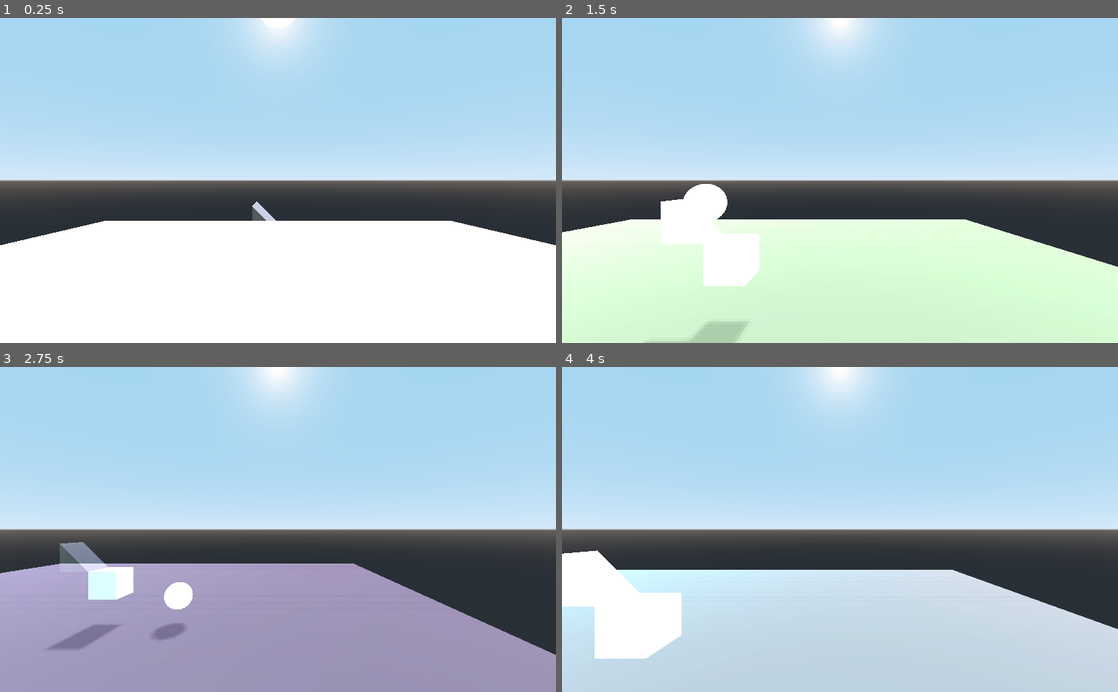
Above: before the commit, frames 1-4 (two rows, left to right).
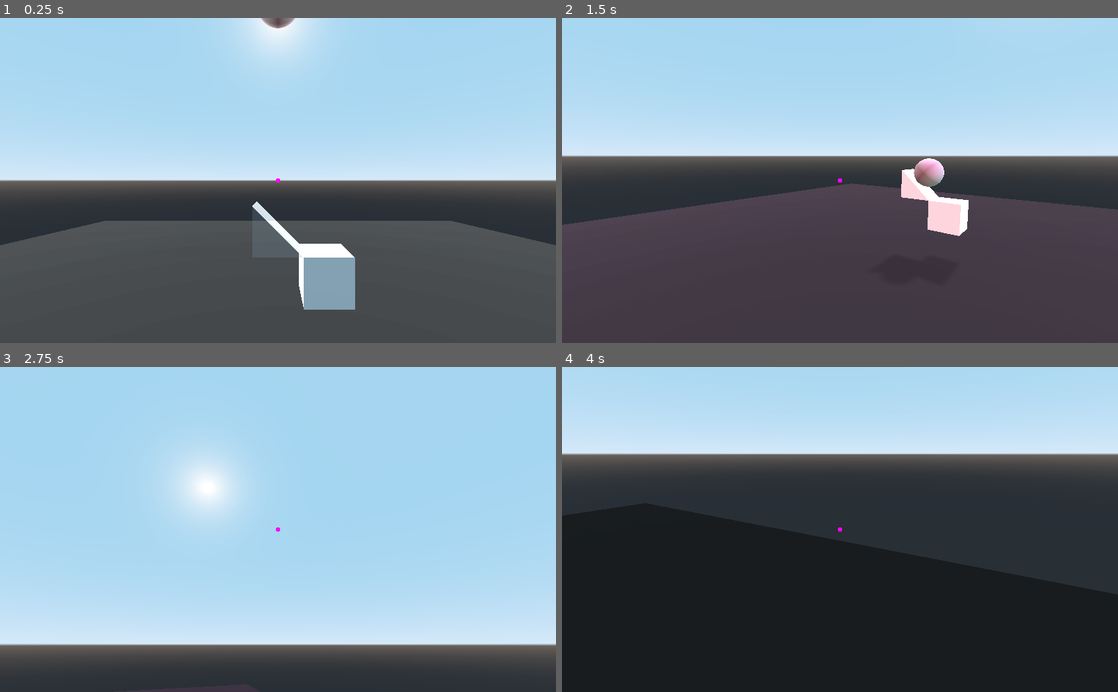
Above: after the commit, the same moments.

Repository: lpszeto/Ramp_Rush
Game: Godot game, scene res://Main.tscn
Same seed, same stepped clock (60 frames per second), same inputs: the game is played once before the commit and once after it.
Inputs (mouse positions are in pixels of both pictures, inside the frame that each line leads up to):
- Up to frame 1 (0.25 s): no input
- Up to frame 2 (1.5 s): tap Enter (ui_accept) at 0.5, 1.35 s; move the mouse to (962, 164) at 0.52 s; hold D (right) 0.53-1.28 s; hold Enter (ui_accept) 0.53-1.28 s; click (962, 164) at 0.6 s; move the mouse to (728, 196) at 1.27 s; hold S (back) from 1.28 s (still down)
- Up to frame 3 (2.75 s): tap Enter (ui_accept) at 1.52, 1.82 s; click (166, 545) at 1.55 s; move the mouse to (333, 458) at 2.02 s; release S (back) at 2.03 s; hold D (right) from 2.03 s (still down); hold Enter (ui_accept) from 2.03 s (still down); click (333, 458) at 2.1 s
- Up to frame 4 (4 s): move the mouse to (812, 594) at 2.77 s; release D (right) at 2.78 s; release Enter (ui_accept) at 2.78 s; hold W (forward) 2.78-3.53 s; click (812, 594) at 2.85 s; tap Enter (ui_accept) at 3.02, 3.32 s; move the mouse to (1006, 578) at 3.52 s; hold A (left) from 3.53 s (still down); hold Enter (ui_accept) from 3.53 s (still down)

The runs differ from the first frame. In frame 1, 36% of the frame differs, in the area x 0-100%, y 0-100%; in frame 2, 56%; in frame 3, 60%; in frame 4, 74%.

Commit message:
Camera
Camera moves with mouse, able to select and deselect

Diff:
--- a/Ramp Rush/Ball.gd
+++ b/Ramp Rush/Ball.gd
@@ -1,23 +1,55 @@
 extends RigidBody
 
 var delay = 0
+export var lights = false
 
 func _ready():
+	set_collision_layer_bit(1,1)
+	set_collision_mask_bit(1,1)
 	randomize()
 
 
 func _physics_process(_delta):
+	if lights:
 	#$MeshInstance.get_surface_material(0).albedo_color = Color(randf(),randf(),randf())
-	delay+=1
-	if delay == 10:
-		$DirectionalLight.light_color = Color(randf(), randf(), randf())
-		$DirectionalLight2.light_color = Color(randf(), randf(), randf())
-		$DirectionalLight7.light_color = Color(randf(), randf(), randf())
-		$DirectionalLight8.light_color = Color(randf(), randf(), randf())
+		delay+=1
+		if delay == 10:
+			$DirectionalLight.light_energy = 0
+			$DirectionalLight2.light_color = Color(randf(), randf(), randf())
+			$DirectionalLight8.light_energy = 0
 
-	if delay == 20:
-		$DirectionalLight5.light_color = Color(randf(), randf(), randf())
-		$DirectionalLight6.light_color = Color(randf(), randf(), randf())
-		$DirectionalLight3.light_color = Color(randf(), randf(), randf())
-		$DirectionalLight4.light_color = Color(randf(), randf(), randf())
-		delay = 0
+		if delay == 20:
+			$DirectionalLight.light_color = Color(randf(), randf(), randf())
+			$DirectionalLight2.light_energy = 0
+			$DirectionalLight8.light_color = Color(randf(), randf(), randf())
+
+		if delay == 30:
+			$DirectionalLight.light_energy = 1
+			$DirectionalLight6.light_energy = 1
+			$DirectionalLight3.light_energy = 1
+			$DirectionalLight5.light_energy = 1
+
+		if delay == 40:
+			$DirectionalLight5.light_color = Color(randf(), randf(), randf())
+			$DirectionalLight6.light_energy = 1
+			$DirectionalLight3.light_energy = 1
+			$DirectionalLight4.light_color = Color(randf(), randf(), randf())
+
+		if delay == 50:
+			$DirectionalLight5.light_energy = 0
+			$DirectionalLight6.light_color = Color(randf(), randf(), randf())
+			$DirectionalLight3.light_color = Color(randf(), randf(), randf())
+			$DirectionalLight4.light_energy = 0
+
+		if delay == 60:
+			$DirectionalLight8.light_energy = 1
+			$DirectionalLight6.light_energy = 0
+			$DirectionalLight3.light_energy = 0
+			$DirectionalLight2.light_energy = 1
+			$DirectionalLight5.light_energy = 1
+			$DirectionalLight4.light_energy = 1
+			delay = 0
+
+
+func _on_drop():
+	queue_free()
--- a/Ramp Rush/Ball.tscn
+++ b/Ramp Rush/Ball.tscn
@@ -7,9 +7,13 @@
 [sub_resource type="SphereMesh" id=2]
 
 [sub_resource type="SpatialMaterial" id=3]
+albedo_color = Color( 0.392157, 0.392157, 0.392157, 1 )
 
 [node name="Ball" type="RigidBody"]
+collision_layer = 4
+collision_mask = 3
 script = ExtResource( 1 )
+lights = true
 
 [node name="CollisionShape" type="CollisionShape" parent="."]
 shape = SubResource( 1 )
--- a/Ramp Rush/Camera.gd
+++ b/Ramp Rush/Camera.gd
@@ -1,8 +1,15 @@
 extends KinematicBody
 
 export var MAXSPEED = 10.0
+export var MAXACTIVEBLOCKS = 3
+export var SENSITIVITY = 0.2
+
+signal selecting
 
 var velocity = Vector3.ZERO
+
+func _ready():
+	Input.set_mouse_mode(Input.MOUSE_MODE_CAPTURED)
 
 func _physics_process(_delta):
 	var direction = Vector3.ZERO
@@ -21,9 +28,22 @@
 		direction.y -= 1
 
 	if direction != Vector3.ZERO:
-		direction = direction.normalized()
+		direction = direction.normalized().rotated(Vector3.UP, rotation.y)
 
 	velocity.x = direction.x * MAXSPEED
 	velocity.y = direction.y * MAXSPEED
 	velocity.z = direction.z * MAXSPEED
 	velocity = move_and_slide(velocity, Vector3.UP)
+
+	if Input.is_action_just_pressed("select"):
+		emit_signal("selecting")
+
+	if Input.is_action_pressed("ui_cancel"):
+		get_tree().quit()
+
+func _input(event):
+	if event is InputEventMouseMotion:
+		var movement = event.relative
+		rotation.x -= deg2rad(movement.y * SENSITIVITY)
+		rotation.y -= deg2rad(movement.x * SENSITIVITY)
+		rotation.x = clamp(rotation.x, deg2rad(-90), deg2rad(90))
--- /dev/null
+++ b/Ramp Rush/Main.gd
@@ -0,0 +1,14 @@
+extends Node
+
+var ball = preload("res://Ball.tscn")
+signal dropped
+
+func _on_Ground_body_entered(_body):
+	emit_signal("dropped")
+	$RespawnTimer.start()
+
+
+func _on_RespawnTimer_timeout():
+	var marble = ball.instance()
+	$StartPosition.add_child(marble)
+	connect("dropped", $"Ball", "_on_drop")
--- a/Ramp Rush/Main.tscn
+++ b/Ramp Rush/Main.tscn
@@ -1,36 +1,48 @@
-[gd_scene load_steps=8 format=2]
+[gd_scene load_steps=10 format=2]
 
 [ext_resource path="res://Ball.tscn" type="PackedScene" id=1]
 [ext_resource path="res://BaseBlock.tscn" type="PackedScene" id=2]
 [ext_resource path="res://Pivot.tscn" type="PackedScene" id=3]
 [ext_resource path="res://Ramp.tscn" type="PackedScene" id=4]
+[ext_resource path="res://Main.gd" type="Script" id=5]
 
 [sub_resource type="BoxShape" id=1]
 extents = Vector3( 30, 1, 30 )
 
+[sub_resource type="SpatialMaterial" id=4]
+albedo_color = Color( 0, 0, 0, 1 )
+
 [sub_resource type="CubeMesh" id=2]
+material = SubResource( 4 )
 size = Vector3( 60, 2, 60 )
 
 [sub_resource type="SpatialMaterial" id=3]
-albedo_color = Color( 0.360784, 0.360784, 0.360784, 1 )
+albedo_color = Color( 0.0784314, 0.0784314, 0.0784314, 1 )
 
 [node name="Main" type="Node"]
+script = ExtResource( 5 )
 
 [node name="Camera" parent="." instance=ExtResource( 3 )]
+transform = Transform( 1, 0, 0, 0, 1, 0, 0, 0, 1, 0, 7, 10 )
 
 [node name="BaseBlock" parent="." instance=ExtResource( 2 )]
 transform = Transform( 1, 0, 0, 0, 1, 0, 0, 0, 1, 2, 3, 0 )
+collision_layer = 2
+collision_mask = 0
 
-[node name="Ball" parent="." instance=ExtResource( 1 )]
+[node name="StartPosition" type="Position3D" parent="."]
 transform = Transform( 1, 0, 0, 0, 1, 0, 0, 0, 1, 0, 15, 0 )
 
-[node name="Area" type="Area" parent="."]
+[node name="Ball" parent="StartPosition" instance=ExtResource( 1 )]
+
+[node name="Ground" type="Area" parent="."]
 transform = Transform( 1, 0, 0, 0, 1, 0, 0, 0, 1, 0, -1, 0 )
+collision_mask = 6
 
-[node name="CollisionShape" type="CollisionShape" parent="Area"]
+[node name="CollisionShape" type="CollisionShape" parent="Ground"]
 shape = SubResource( 1 )
 
-[node name="MeshInstance" type="MeshInstance" parent="Area"]
+[node name="MeshInstance" type="MeshInstance" parent="Ground"]
 mesh = SubResource( 2 )
 material/0 = SubResource( 3 )
 
@@ -41,3 +53,12 @@
 
 [node name="Ramp" parent="." instance=ExtResource( 4 )]
 transform = Transform( 1, 0, 0, 0, 1, 0, 0, 0, 1, 0, 5, 0 )
+
+[node name="RespawnTimer" type="Timer" parent="."]
+wait_time = 3.0
+one_shot = true
+
+[connection signal="dropped" from="." to="StartPosition/Ball" method="_on_drop"]
+[connection signal="selecting" from="Camera" to="Ramp" method="_on_Camera_selecting"]
+[connection signal="body_entered" from="Ground" to="." method="_on_Ground_body_entered"]
+[connection signal="timeout" from="RespawnTimer" to="." method="_on_RespawnTimer_timeout"]
--- a/Ramp Rush/Pivot.tscn
+++ b/Ramp Rush/Pivot.tscn
@@ -1,15 +1,28 @@
-[gd_scene load_steps=4 format=2]
+[gd_scene load_steps=7 format=2]
 
 [ext_resource path="res://Camera.gd" type="Script" id=1]
 
 [sub_resource type="BoxShape" id=1]
 
-[sub_resource type="BoxShape" id=2]
+[sub_resource type="BoxShape" id=3]
 extents = Vector3( 1, 50, 1 )
 
+[sub_resource type="BoxShape" id=2]
+extents = Vector3( 0, 0, 10 )
+
+[sub_resource type="CylinderMesh" id=4]
+top_radius = 0.005
+bottom_radius = 0.005
+height = 1.0
+
+[sub_resource type="SpatialMaterial" id=5]
+flags_unshaded = true
+albedo_color = Color( 1, 0, 1, 1 )
+
 [node name="Pivot" type="KinematicBody"]
-transform = Transform( 1, 0, 0, 0, 1, 0, 0, 0, 1, 0, 7, 10 )
+transform = Transform( 1, 0, 0, 0, 1, 0, 0, 0, 1, 0, 7, 0 )
 collision_layer = 512
+collision_mask = 3
 script = ExtResource( 1 )
 
 [node name="Camera" type="Camera" parent="."]
@@ -17,8 +30,23 @@
 [node name="CollisionShape" type="CollisionShape" parent="."]
 shape = SubResource( 1 )
 
-[node name="Area" type="Area" parent="."]
+[node name="Constraint" type="Area" parent="."]
 collision_layer = 512
 
-[node name="CollisionShape" type="CollisionShape" parent="Area"]
+[node name="CollisionShape" type="CollisionShape" parent="Constraint"]
+shape = SubResource( 3 )
+
+[node name="Target" type="Area" parent="."]
+collision_layer = 512
+collision_mask = 3
+
+[node name="CollisionShape" type="CollisionShape" parent="Target"]
+transform = Transform( 1, 0, 0, 0, 1, 0, 0, 0, 1, 0, 0, -10 )
 shape = SubResource( 2 )
+
+[node name="MeshInstance" type="MeshInstance" parent="Target"]
+transform = Transform( 1.91069e-15, 4.37114e-08, 1, 1, -4.37114e-08, 0, 4.37114e-08, 1, -4.37114e-08, 0, 0, -1 )
+mesh = SubResource( 4 )
+material/0 = SubResource( 5 )
+
+[connection signal="body_entered" from="Target" to="." method="_on_Target_body_entered"]
--- a/Ramp Rush/Ramp.gd
+++ b/Ramp Rush/Ramp.gd
@@ -1,6 +1,7 @@
 extends StaticBody
 
 export var inUse = false
+export var selected = false
 
 var newMaterial = SpatialMaterial.new()
 var oldMaterial = SpatialMaterial.new()
@@ -25,10 +26,24 @@
 func toggleUse():
 	#changes it from ramp placed to not placed
 		if inUse:
+			print("ON")
 			$CollisionShape.disabled = true
 			$MeshInstance.set_surface_material(0, newMaterial)
 
 		else:
+			print("OFF")
 			$CollisionShape.disabled = false
 			$MeshInstance.set_surface_material(0, oldMaterial)
 		inUse = !inUse
+
+func _on_Area_area_entered(_area):
+	selected = true
+
+
+func _on_Area_area_exited(area):
+	selected = false
+
+
+func _on_Camera_selecting():
+	if selected:
+		toggleUse()
--- a/Ramp Rush/Ramp.tscn
+++ b/Ramp Rush/Ramp.tscn
@@ -6,13 +6,23 @@
 margin = 0.001
 points = PoolVector3Array( -1, 1, -1, -1, -1, -1, -1, 1, 1, -1, -1, 1, 1, -1, 1, 1, -1, -1 )
 
+[sub_resource type="SpatialMaterial" id=4]
+flags_unshaded = true
+params_cull_mode = 1
+params_grow = true
+params_grow_amount = 0.1
+albedo_color = Color( 1, 0, 0, 1 )
+
 [sub_resource type="SpatialMaterial" id=3]
+next_pass = SubResource( 4 )
 
 [sub_resource type="PrismMesh" id=2]
 material = SubResource( 3 )
 left_to_right = 0.0
 
-[node name="Ramp" type="StaticBody"]
+[node name="Ramp" type="StaticBody" groups=["block"]]
+collision_layer = 2
+collision_mask = 512
 script = ExtResource( 1 )
 
 [node name="CollisionShape" type="CollisionShape" parent="."]
@@ -20,3 +30,11 @@
 
 [node name="MeshInstance" type="MeshInstance" parent="."]
 mesh = SubResource( 2 )
+
+[node name="Area" type="Area" parent="."]
+
+[node name="CollisionShape" type="CollisionShape" parent="Area"]
+shape = SubResource( 1 )
+
+[connection signal="area_entered" from="Area" to="." method="_on_Area_area_entered"]
+[connection signal="area_exited" from="Area" to="." method="_on_Area_area_exited"]
--- a/Ramp Rush/project.godot
+++ b/Ramp Rush/project.godot
@@ -13,6 +13,10 @@
 config/name="Ramp Rush"
 run/main_scene="res://Main.tscn"
 config/icon="res://icon.png"
+
+[global]
+
+layers=false
 
 [gui]
 
@@ -50,10 +54,17 @@
 "events": [ Object(InputEventKey,"resource_local_to_scene":false,"resource_name":"","device":0,"alt":false,"shift":false,"control":false,"meta":false,"command":false,"pressed":false,"scancode":16777238,"physical_scancode":0,"unicode":0,"echo":false,"script":null)
  ]
 }
+select={
+"deadzone": 0.5,
+"events": [ Object(InputEventMouseButton,"resource_local_to_scene":false,"resource_name":"","device":0,"alt":false,"shift":false,"control":false,"meta":false,"command":false,"button_mask":0,"position":Vector2( 0, 0 ),"global_position":Vector2( 0, 0 ),"factor":1.0,"button_index":1,"pressed":false,"doubleclick":false,"script":null)
+ ]
+}
 
 [layer_names]
 
 3d_physics/layer_1="Ground"
+3d_physics/layer_2="Blocks"
+3d_physics/layer_3="Ball"
 3d_physics/layer_10="Camera"
 
 [physics]
Not shown: 1 places in Ramp Rush/Ramp.tscn that only renumber resources
